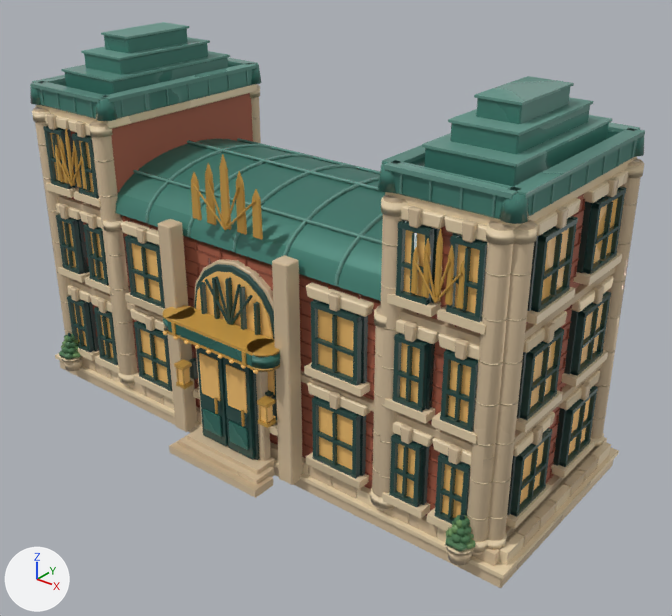
Renders of the Blender file art/blender-city/models/expansion/finance_2/source.blend from each side of a commit.
Before and after are seen from a 50 mm lens placed at (2.12, -2.42, 2.06), pointed at (0.16, 0.02, 0.55). Lighting does not change. The marker at lower left points along +X, +Y and +Z. The picture after the commit comes second.

Before the edit, the objects in view are built like this:
```python
me_expansion_finance_2_mesh = bpy.data.meshes.new('expansion_finance_2_mesh')
me_expansion_finance_2_mesh.from_pydata(...)  # 22742 vertices, 17349 faces; spans x -1.13..1.13, y -0.51..0.51, z 0.0..1.45
# faces by material slot: [15860, 601, 888]
me_expansion_finance_2_mesh.materials.append(mat_expansion_finance_2___solid)
me_expansion_finance_2_mesh.materials.append(mat_expansion_finance_2___warm_window_glass)
me_expansion_finance_2_mesh.materials.append(mat_expansion_finance_2___water_foliage)
ob_expansion_finance_2_geometry = bpy.data.objects.new('expansion_finance_2_geometry', me_expansion_finance_2_mesh)
ob_expansion_finance_2_geometry.parent = ob_expansion_finance_2
ob_expansion_finance_2_geometry.location = (0.0, 0.0, 0.0)
```
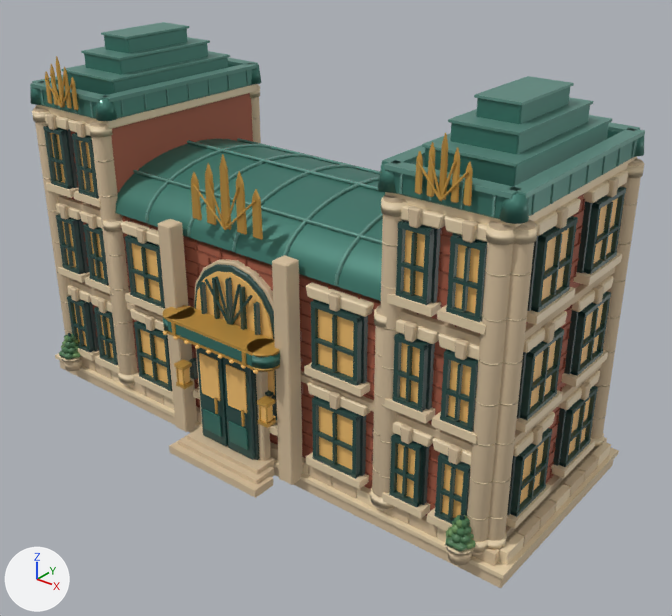
Boxes [x1, y1, x2, y2] around the edits, measured in the pictures (672 x 616 px; the box of a moved part takes in the faces that stretch with it):
'expansion_finance_2_geometry', reshaped, surface changed: [30, 22, 645, 588] in both
part 1 of me_expansion_finance_2_mesh, moved or reshaped: before [55, 154, 71, 186]; after [44, 79, 60, 106]
part 2 of me_expansion_finance_2_mesh, moved or reshaped: before [60, 148, 71, 185]; after [50, 74, 61, 107]
part 3 of me_expansion_finance_2_mesh, moved or reshaped: before [71, 152, 74, 184]; after [61, 76, 65, 105]
part 4 of me_expansion_finance_2_mesh, moved or reshaped: before [71, 161, 82, 187]; after [61, 84, 72, 108]
part 5 of me_expansion_finance_2_mesh, moved or reshaped: before [413, 259, 435, 303]; after [417, 161, 440, 201]
part 6 of me_expansion_finance_2_mesh, moved or reshaped: before [425, 253, 436, 302]; after [429, 155, 441, 200]
part 7 of me_expansion_finance_2_mesh, moved or reshaped: before [435, 259, 451, 301]; after [440, 160, 457, 200]
part 8 of me_expansion_finance_2_mesh, moved or reshaped: before [435, 272, 462, 303]; after [440, 172, 469, 201]
part 9 of me_expansion_finance_2_mesh, moved or reshaped: before [55, 145, 63, 182]; after [45, 71, 53, 104]
part 10 of me_expansion_finance_2_mesh, moved or reshaped: before [60, 137, 69, 184]; after [50, 64, 59, 105]
part 11 of me_expansion_finance_2_mesh, moved or reshaped: before [65, 129, 75, 186]; after [56, 56, 65, 107]
part 12 of me_expansion_finance_2_mesh, moved or reshaped: before [73, 140, 82, 188]; after [63, 66, 72, 109]
part 13 of me_expansion_finance_2_mesh, moved or reshaped: before [80, 152, 87, 190]; after [71, 77, 79, 110]
part 14 of me_expansion_finance_2_mesh, moved or reshaped: before [411, 247, 419, 295]; after [415, 151, 423, 194]
part 15 of me_expansion_finance_2_mesh, moved or reshaped: before [422, 238, 431, 298]; after [426, 142, 435, 197]
part 16 of me_expansion_finance_2_mesh, moved or reshaped: before [434, 228, 443, 302]; after [439, 133, 448, 200]
part 17 of me_expansion_finance_2_mesh, moved or reshaped: before [445, 245, 454, 306]; after [451, 147, 460, 203]
part 18 of me_expansion_finance_2_mesh, moved or reshaped: before [457, 261, 465, 309]; after [463, 162, 473, 206]
part 19 of me_expansion_finance_2_mesh, surface changed: [30, 40, 644, 570] in both

Patch to the scene script:
```diff
--- a/art/blender-city/models/expansion/finance_2/source.blend.py
+++ b/art/blender-city/models/expansion/finance_2/source.blend.py
@@ me_expansion_finance_2_mesh @@
 me_expansion_finance_2_mesh.from_pydata(...)  # 22742 vertices, 17349 faces; spans x -1.13..1.13, y -0.51..0.51, z 0.0..1.45
 # used by ob_expansion_finance_2_geometry; parent = ob_expansion_finance_2; location = (0.0, 0.0, 0.0)
+# me_expansion_finance_2_mesh part 1: the loose piece of 12 vertices spanning x -0.92..-0.83, y -0.37..-0.36, z 0.91..1.03 is scaled about its middle by (1, 1, 0.834), then moved by (0.0, 0.0, 0.3)
+# me_expansion_finance_2_mesh part 2: the loose piece of 12 vertices spanning x -0.88..-0.83, y -0.37..-0.36, z 0.91..1.06 is scaled about its middle by (1, 1, 0.833), then moved by (0.0, 0.0, 0.29)
+# me_expansion_finance_2_mesh part 3: the loose piece of 12 vertices spanning x -0.84..-0.79, y -0.37..-0.36, z 0.91..1.06 is scaled about its middle by (0.966, -1, 0.833), then moved by (0.0, 0.0, 0.29)
+# me_expansion_finance_2_mesh part 4: the loose piece of 12 vertices spanning x -0.84..-0.76, y -0.37..-0.36, z 0.91..1.03 is scaled about its middle by (1, 1, 0.834), then moved by (0.0, 0.0, 0.3)
+# me_expansion_finance_2_mesh part 5: the loose piece of 12 vertices spanning x 0.76..0.84, y -0.37..-0.36, z 0.91..1.03 is scaled about its middle by (1, 1, 0.834), then moved by (0.0, 0.0, 0.3)
+# me_expansion_finance_2_mesh part 6: the loose piece of 12 vertices spanning x 0.79..0.84, y -0.37..-0.36, z 0.91..1.06 is scaled about its middle by (1, 1, 0.833), then moved by (0.0, 0.0, 0.29)
+# me_expansion_finance_2_mesh part 7: the loose piece of 12 vertices spanning x 0.83..0.88, y -0.37..-0.36, z 0.91..1.06 is scaled about its middle by (0.966, -1, 0.833), then moved by (0.0, 0.0, 0.29)
+# me_expansion_finance_2_mesh part 8: the loose piece of 12 vertices spanning x 0.83..0.92, y -0.37..-0.36, z 0.91..1.03 is scaled about its middle by (1, 1, 0.834), then moved by (0.0, 0.0, 0.3)
+# me_expansion_finance_2_mesh part 9: the loose piece of 30 vertices spanning x -0.93..-0.9, y -0.36..-0.35, z 0.92..1.06 is scaled about its middle by (0.996, 1, 0.827), then moved by (0.0, 0.0, 0.29)
+# me_expansion_finance_2_mesh part 10: the loose piece of 30 vertices spanning x -0.89..-0.86, y -0.36..-0.35, z 0.92..1.1 is scaled about its middle by (0.996, 1, 0.829), then moved by (0.0, 0.0, 0.29)
+# me_expansion_finance_2_mesh part 11: the loose piece of 30 vertices spanning x -0.85..-0.82, y -0.36..-0.35, z 0.92..1.14 is scaled about its middle by (0.997, 1, 0.83), then moved by (0.0, 0.0, 0.29)
+# me_expansion_finance_2_mesh part 12: the loose piece of 30 vertices spanning x -0.81..-0.79, y -0.36..-0.35, z 0.92..1.1 is scaled about its middle by (0.996, 1, 0.829), then moved by (0.0, 0.0, 0.29)
+# me_expansion_finance_2_mesh part 13: the loose piece of 30 vertices spanning x -0.77..-0.75, y -0.36..-0.35, z 0.92..1.06 is scaled about its middle by (0.996, 1, 0.827), then moved by (0.0, 0.0, 0.29)
+# me_expansion_finance_2_mesh part 14: the loose piece of 30 vertices spanning x 0.75..0.77, y -0.36..-0.35, z 0.92..1.06 is scaled about its middle by (0.996, 1, 0.827), then moved by (0.0, 0.0, 0.29)
+# me_expansion_finance_2_mesh part 15: the loose piece of 30 vertices spanning x 0.79..0.81, y -0.36..-0.35, z 0.92..1.1 is scaled about its middle by (0.996, 1, 0.829), then moved by (0.0, 0.0, 0.29)
+# me_expansion_finance_2_mesh part 16: the loose piece of 30 vertices spanning x 0.82..0.85, y -0.36..-0.35, z 0.92..1.14 is scaled about its middle by (0.997, 1, 0.83), then moved by (0.0, 0.0, 0.29)
+# me_expansion_finance_2_mesh part 17: the loose piece of 30 vertices spanning x 0.86..0.89, y -0.36..-0.35, z 0.92..1.1 is scaled about its middle by (0.996, 1, 0.829), then moved by (0.0, 0.0, 0.29)
+# me_expansion_finance_2_mesh part 18: the loose piece of 30 vertices spanning x 0.9..0.93, y -0.36..-0.35, z 0.92..1.06 is scaled about its middle by (0.996, 1, 0.827), then moved by (0.0, 0.0, 0.29)
+# me_expansion_finance_2_mesh part 19: texture (UV) coordinates of 17281 of 17349 faces, centred in x -1.13..1.13, y -0.51..0.51, z 0.0..1.45, changed; they spanned u 0.0..1.0, v 0.0..1.0 and now span u 0.0..1.0, v 0.0..1.0
 me_expansion_finance_2_mesh.materials.append(mat_expansion_finance_2___solid)
```
